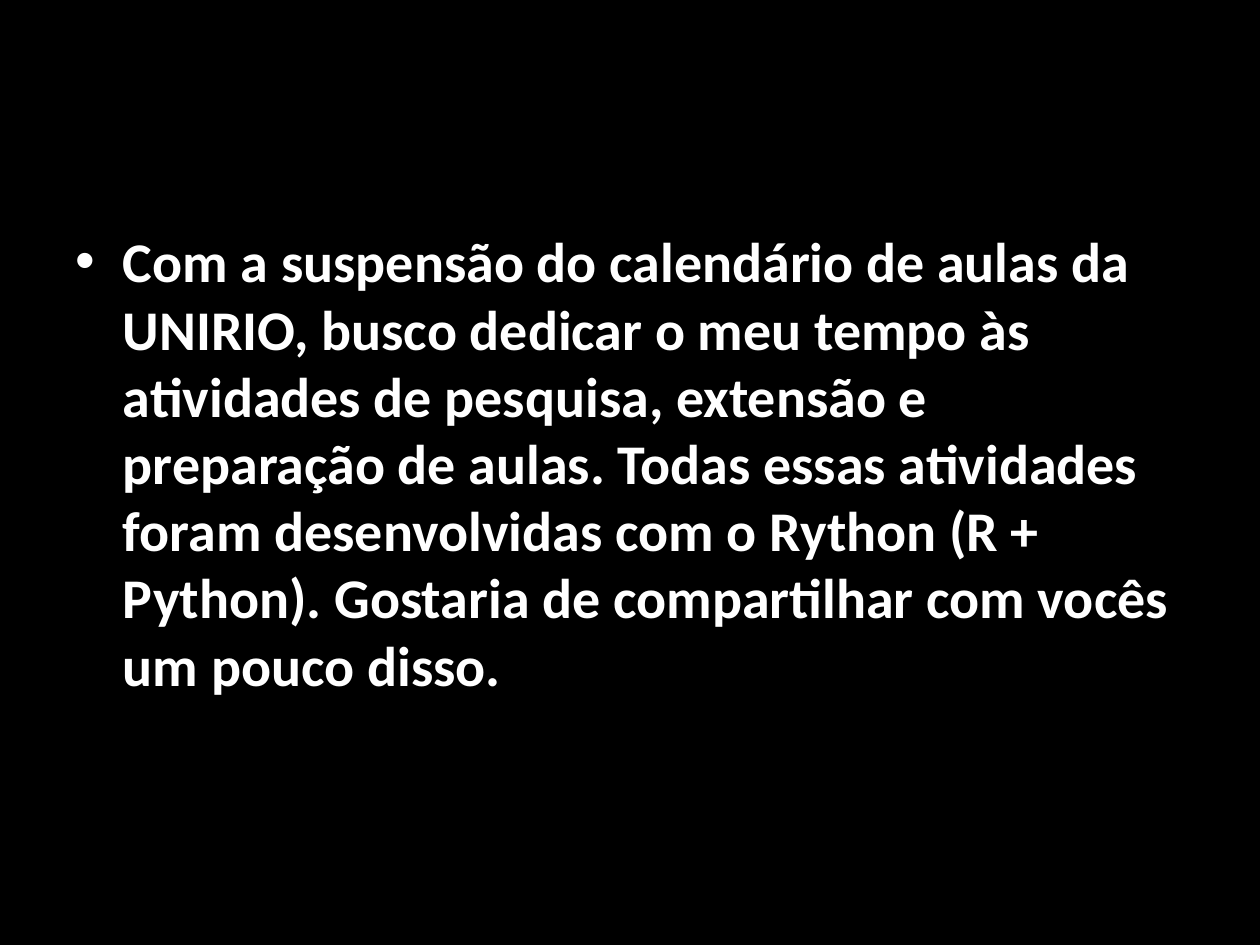
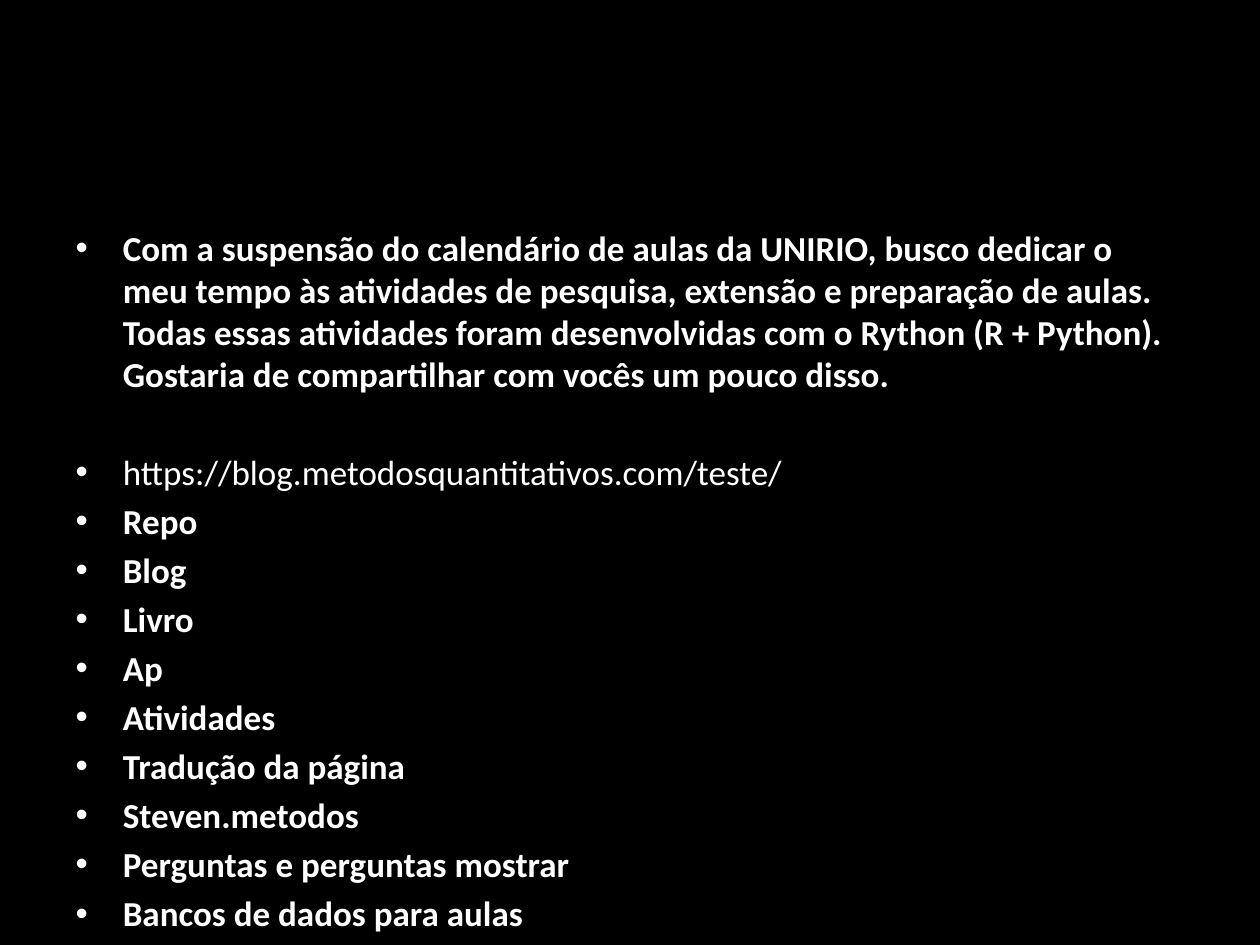
Before and after one commit to DATAUNIRIO/ap, a slide deck: slide 1 of DMQtalks/my_talk.pptx. Drawn at 1260x945 pixels with LibreOffice and Linux fonts; fonts in the diff are those of the drawing. Boxes give left, top, right and bottom in pixels: in the first picture for what was removed or moved away, otherwise in the second. Text is boxed around its words. In the diff, an @@ line names an element or a change of style, - is before the commit and + after.

```diff
--- a/DMQtalks/my_talk.pptx
+++ b/DMQtalks/my_talk.pptx
@@ text at (x1=123, y1=236, x2=1161, y2=393): size 32 to 20 pt in "Com a suspensão do calendário de aulas ..."; less space between paragraphs @@
@@ text at (x1=123, y1=460, x2=782, y2=932): paragraphs added @@
+• https://blog.metodosquantitativos.com/teste/
+• Repo
+• Blog
+• Livro
+• Ap
+• Atividades
+• Tradução da página
+• Steven.metodos
+• Perguntas e perguntas mostrar
+• Bancos de dados para aulas
```
Also in this commit, not shown: 2 other files.
